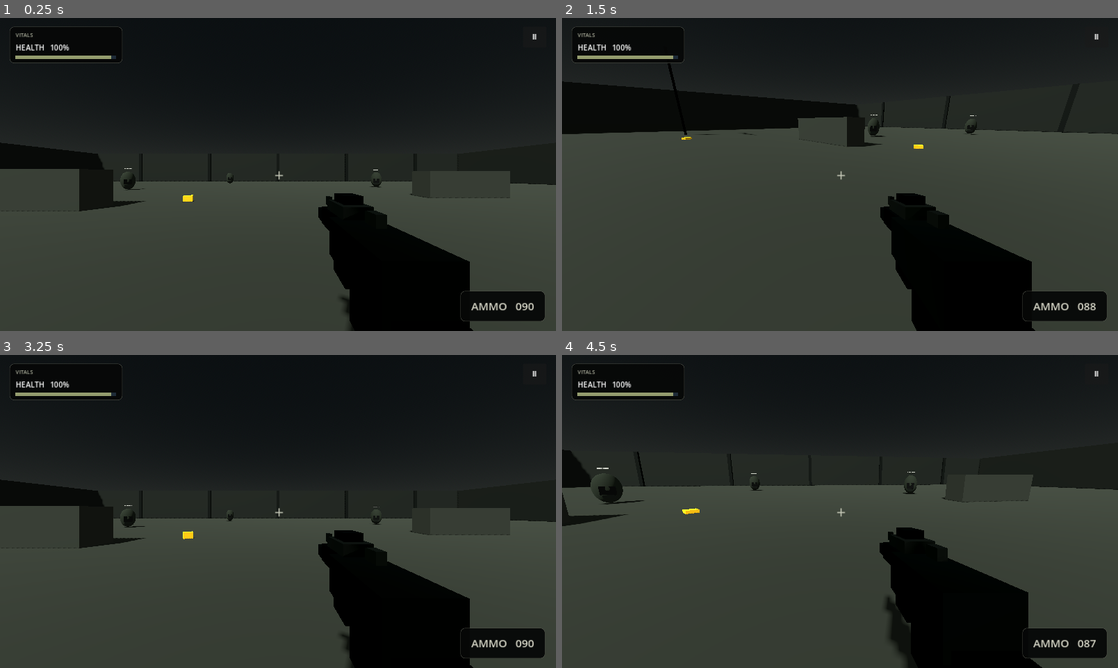
Above: before the commit, frames 1-4 (two rows, left to right).
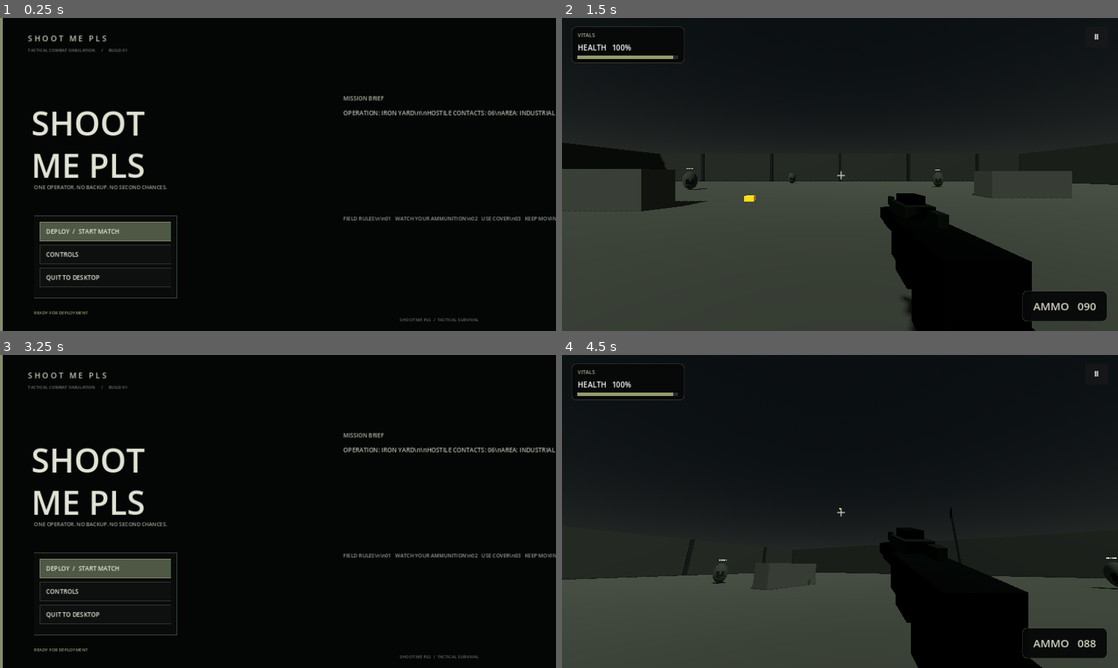
Above: after the commit, the same moments.

Repository: Jigar1234Nob/shootmepls
Game: Godot game, scene res://Scenes/Main.tscn
The game is run twice, just before and just after one commit, with the same random seed, the same clock (stepped at 60 frames per second) and the same inputs.
Inputs (mouse positions are in pixels of both pictures, inside the frame that each line leads up to):
- Up to frame 1 (0.25 s): no input
- Up to frame 2 (1.5 s): click (667, 255) at 0.5 s, where only the run after the commit has a clickable "CONTROLS"; click (667, 230) at 1.25 s, where only the run after the commit has a clickable "DEPLOY / START MATCH"
- Up to frame 3 (3.25 s): click "Ⅱ" at 2 s; click "RESTART MATCH" at 2.75 s
- Up to frame 4 (4.5 s): click (667, 567) at 3.5 s, where only the run after the commit has a clickable "DEPLOY / START MATCH"; tap Enter at 4.25 s; move the mouse to (867, 511) at 4.27 s; press the mouse at (867, 511) at 4.28 s; hold W (move_forward) from 4.28 s (still down)

The runs differ from the first frame. In frame 1, 51% of the frame differs, in the area x 0-100%, y 0-100%; in frame 2, 15%; in frame 3, 51%; in frame 4, 26%.

Commit message:
Add tactical Counter-Strike-inspired starting screen

Diff:
--- a/Scripts/Game.gd
+++ b/Scripts/Game.gd
@@ -1,8 +1,165 @@
 extends Node3D
 var player: CharacterBody3D
+var main_menu: Control
+var menu_status: Label
+var match_started := false
 
 func _ready() -> void:
 	_build_atmosphere()
+	_show_start_screen()
+
+func _show_start_screen() -> void:
+	var layer := CanvasLayer.new()
+	layer.layer = 20
+	add_child(layer)
+	main_menu = Control.new()
+	main_menu.set_anchors_and_offsets_preset(Control.PRESET_FULL_RECT)
+	main_menu.process_mode = Node.PROCESS_MODE_ALWAYS
+	layer.add_child(main_menu)
+
+	var background := ColorRect.new()
+	background.set_anchors_and_offsets_preset(Control.PRESET_FULL_RECT)
+	background.color = Color(0.018, 0.024, 0.025)
+	main_menu.add_child(background)
+
+	var left_bar := ColorRect.new()
+	left_bar.color = Color(0.53, 0.55, 0.43)
+	left_bar.position = Vector2(0, 0)
+	left_bar.size = Vector2(7, 720)
+	left_bar.set_anchors_preset(Control.PRESET_LEFT_WIDE)
+	left_bar.offset_right = 7
+	main_menu.add_child(left_bar)
+
+	var header := Label.new()
+	header.text = "S H O O T   M E   P L S"
+	header.position = Vector2(64, 34)
+	header.add_theme_font_size_override("font_size", 18)
+	header.add_theme_color_override("font_color", Color(0.77, 0.78, 0.70))
+	main_menu.add_child(header)
+
+	var version := Label.new()
+	version.text = "TACTICAL COMBAT SIMULATION     /     BUILD 01"
+	version.position = Vector2(64, 66)
+	version.add_theme_font_size_override("font_size", 10)
+	version.add_theme_color_override("font_color", Color(0.43, 0.46, 0.43))
+	main_menu.add_child(version)
+
+	var title := Label.new()
+	title.text = "SHOOT\nME PLS"
+	title.position = Vector2(72, 188)
+	title.add_theme_font_size_override("font_size", 76)
+	title.add_theme_color_override("font_color", Color(0.88, 0.89, 0.83))
+	title.add_theme_constant_override("line_spacing", -8)
+	main_menu.add_child(title)
+
+	var subtitle := Label.new()
+	subtitle.text = "ONE OPERATOR. NO BACKUP. NO SECOND CHANCES."
+	subtitle.position = Vector2(78, 380)
+	subtitle.add_theme_font_size_override("font_size", 12)
+	subtitle.add_theme_color_override("font_color", Color(0.61, 0.64, 0.57))
+	main_menu.add_child(subtitle)
+
+	var menu_panel := PanelContainer.new()
+	menu_panel.position = Vector2(78, 455)
+	menu_panel.custom_minimum_size = Vector2(330, 190)
+	menu_panel.add_theme_stylebox_override("panel", _menu_panel_style())
+	main_menu.add_child(menu_panel)
+	var menu_items := VBoxContainer.new()
+	menu_items.add_theme_constant_override("separation", 9)
+	menu_panel.add_child(menu_items)
+
+	var play := _menu_button("DEPLOY  /  START MATCH", true)
+	play.pressed.connect(_start_match)
+	menu_items.add_child(play)
+	var controls := _menu_button("CONTROLS", false)
+	controls.pressed.connect(_show_controls)
+	menu_items.add_child(controls)
+	var quit := _menu_button("QUIT TO DESKTOP", false)
+	quit.pressed.connect(func(): get_tree().quit())
+	menu_items.add_child(quit)
+
+	menu_status = Label.new()
+	menu_status.text = "READY FOR DEPLOYMENT"
+	menu_status.position = Vector2(78, 670)
+	menu_status.add_theme_font_size_override("font_size", 10)
+	menu_status.add_theme_color_override("font_color", Color(0.57, 0.62, 0.48))
+	main_menu.add_child(menu_status)
+
+	var right_title := Label.new()
+	right_title.text = "MISSION BRIEF"
+	right_title.position = Vector2(790, 175)
+	right_title.add_theme_font_size_override("font_size", 13)
+	right_title.add_theme_color_override("font_color", Color(0.68, 0.71, 0.62))
+	main_menu.add_child(right_title)
+
+	var briefing := Label.new()
+	briefing.text = "OPERATION: IRON YARD\\n\\nHOSTILE CONTACTS: 06\\nAREA: INDUSTRIAL TRAINING ZONE\\nOBJECTIVE: SURVIVE\\n\\nSCAVENGE AMMUNITION AND MEDICAL\\nSUPPLIES. HOSTILES WILL PURSUE ON SIGHT."
+	briefing.position = Vector2(790, 208)
+	briefing.custom_minimum_size = Vector2(390, 190)
+	briefing.add_theme_font_size_override("font_size", 14)
+	briefing.add_theme_color_override("font_color", Color(0.72, 0.74, 0.68))
+	briefing.add_theme_constant_override("line_spacing", 8)
+	main_menu.add_child(briefing)
+
+	var divider := ColorRect.new()
+	divider.position = Vector2(790, 430)
+	divider.size = Vector2(390, 1)
+	divider.color = Color(0.28, 0.31, 0.28)
+	main_menu.add_child(divider)
+
+	var rules := Label.new()
+	rules.text = "FIELD RULES\\n\\n01   WATCH YOUR AMMUNITION\\n02   USE COVER\\n03   KEEP MOVING\\n04   DO NOT GET SURROUNDED"
+	rules.position = Vector2(790, 452)
+	rules.add_theme_font_size_override("font_size", 12)
+	rules.add_theme_color_override("font_color", Color(0.57, 0.60, 0.55))
+	rules.add_theme_constant_override("line_spacing", 7)
+	main_menu.add_child(rules)
+
+	var footer := Label.new()
+	footer.text = "SHOOT ME PLS  /  TACTICAL SURVIVAL"
+	footer.set_anchors_preset(Control.PRESET_BOTTOM_RIGHT)
+	footer.position = Vector2(-360, -34)
+	footer.add_theme_font_size_override("font_size", 10)
+	footer.add_theme_color_override("font_color", Color(0.39, 0.42, 0.39))
+	main_menu.add_child(footer)
+
+func _menu_panel_style() -> StyleBoxFlat:
+	var style := StyleBoxFlat.new()
+	style.bg_color = Color(0.035, 0.043, 0.041, 0.98)
+	style.border_color = Color(0.25, 0.29, 0.25)
+	style.set_border_width_all(1)
+	style.content_margin_left = 14
+	style.content_margin_right = 14
+	style.content_margin_top = 14
+	style.content_margin_bottom = 14
+	return style
+
+func _menu_button(label_text: String, highlighted: bool) -> Button:
+	var button := Button.new()
+	button.text = label_text
+	button.custom_minimum_size = Vector2(300, 44)
+	button.alignment = HORIZONTAL_ALIGNMENT_LEFT
+	button.add_theme_font_size_override("font_size", 14)
+	var normal := StyleBoxFlat.new()
+	normal.bg_color = Color(0.31, 0.34, 0.27) if highlighted else Color(0.055, 0.065, 0.06)
+	normal.border_color = Color(0.50, 0.53, 0.42) if highlighted else Color(0.19, 0.22, 0.19)
+	normal.set_border_width_all(1)
+	normal.content_margin_left = 14
+	button.add_theme_stylebox_override("normal", normal)
+	var hover := normal.duplicate()
+	hover.bg_color = Color(0.40, 0.43, 0.33) if highlighted else Color(0.10, 0.12, 0.10)
+	button.add_theme_stylebox_override("hover", hover)
+	button.add_theme_color_override("font_color", Color(0.91, 0.92, 0.86))
+	return button
+
+func _show_controls() -> void:
+	menu_status.text = "WASD MOVE  /  MOUSE AIM  /  LEFT CLICK FIRE  /  SPACE JUMP  /  SHIFT SPRINT  /  ESC PAUSE"
+
+func _start_match() -> void:
+	if match_started:
+		return
+	match_started = true
+	main_menu.queue_free()
 	_build_floor()
 	_build_perimeter()
 	_build_cover()
@@ -10,6 +167,7 @@
 	_spawn_pickups()
 	player = preload("res://Scripts/Player.gd").new()
 	add_child(player)
+	Input.mouse_mode = Input.MOUSE_MODE_CAPTURED
 
 func _build_atmosphere() -> void:
 	var world := WorldEnvironment.new()
